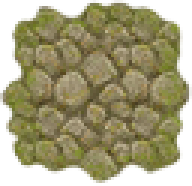
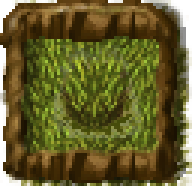
Before/after of a w=192, h=186 layered artwork. What changed in the layer stack:
added layer "Wheat Green Small" above "Wheat Small" over [48, 45, 144, 141]
added layer "Wheat Small" above "Stone Small" over [48, 45, 144, 141]
added layer "Stone Small" above "Snow Small" over [57, 54, 135, 132]
added layer "Snow Small" above "Hill" over [48, 45, 144, 141]
added layer "Hill" above "Hole" over [0, 0, 189, 186]
added layer "Hole" above "Wheat 2" over [3, 0, 189, 186]
added layer "Wheat 2" above "Wheat" over [0, 0, 192, 186]
added layer "Wheat" above "Stones" over [0, 0, 192, 186]
